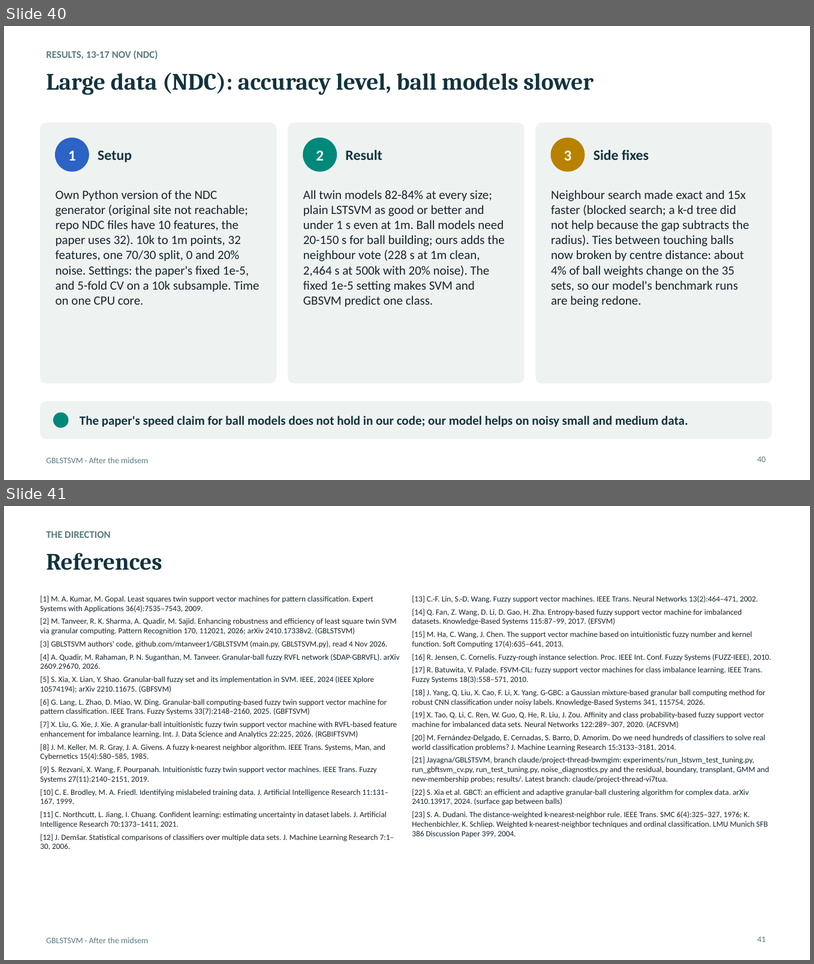
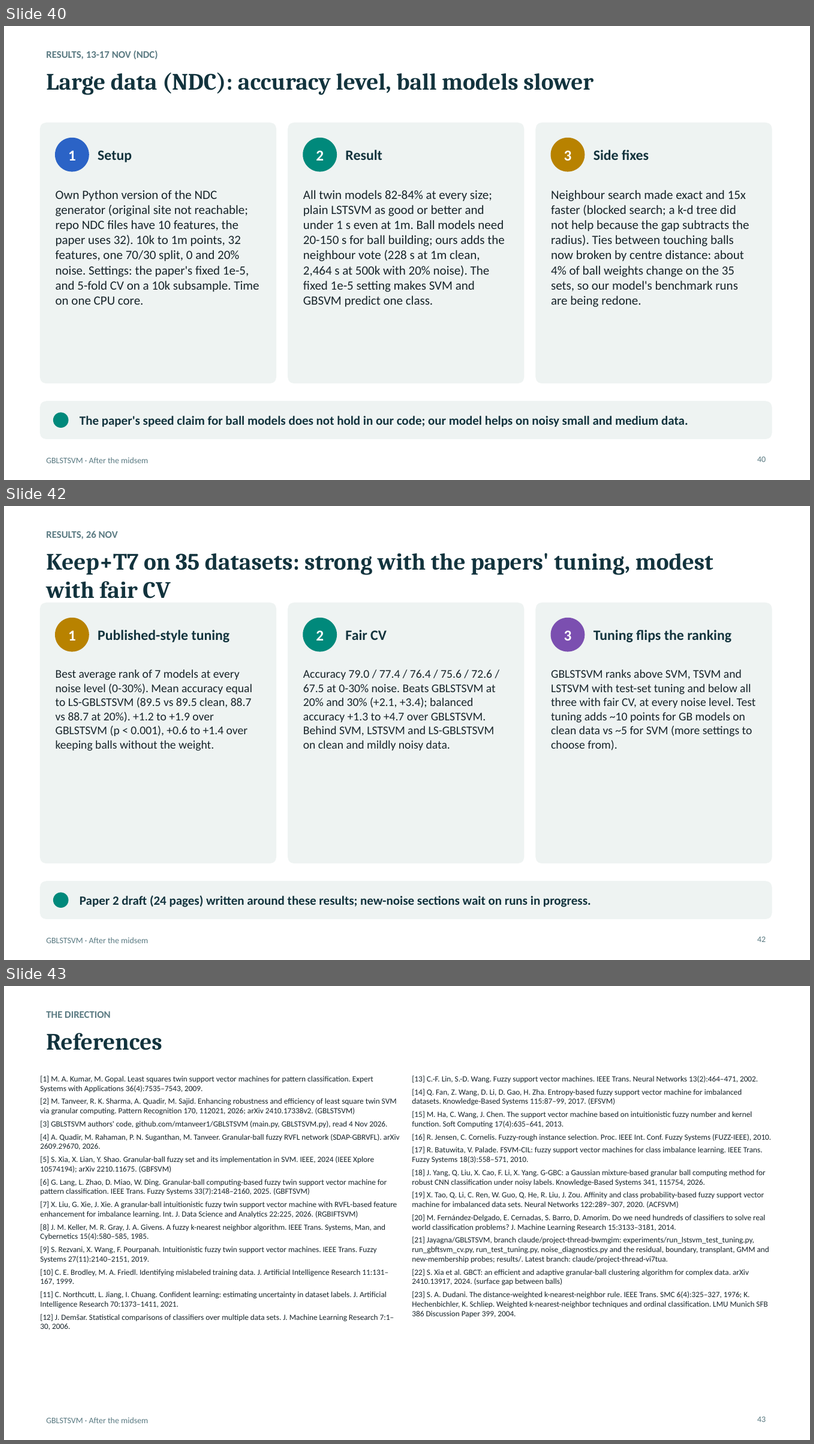
Before and after one commit to Jayagna/GBLSTSVM, a slide deck: reports/post_midsem/post_midsem.pptx. Shown one above the other, each under a label of ours: slides 40 and 41 before the commit, slides 40, 42 and 43 after it; the slides between them are not shown. The pictures are 814x964 and 814x1444 pixels, drawn with LibreOffice and Linux fonts; fonts in the diff are those of the drawing. Boxes give left, top, right and bottom in pixels: in the first picture for what was removed or moved away, otherwise in the second. Text is boxed around its words. In the diff, an @@ line names an element or a change of style, - is before the commit and + after.

```diff
--- a/reports/post_midsem/post_midsem.pptx
+++ b/reports/post_midsem/post_midsem.pptx
@@ slide 42 added at box(4, 506, 810, 960), background #FFFFFF; not listed: 1 template element that a slide beside it also shows @@
@@ text added at box(46, 531, 118, 539), 12 pt, text #5A7A82, bold @@
+RESULTS, 26 NOV
@@ title added at box(46, 553, 714, 598), 28 pt, text #12333D, bold @@
+Keep+T7 on 35 datasets: strong with the papers' tuning, modest with fair CV
@@ rounded rectangle added at box(40, 603, 276, 863), fill #EEF3F2, outline #EEF3F2 0.75 pt @@
@@ rounded rectangle added at box(288, 603, 524, 863), fill #EEF3F2, outline #EEF3F2 0.75 pt @@
@@ rounded rectangle added at box(536, 603, 772, 863), fill #EEF3F2, outline #EEF3F2 0.75 pt @@
@@ ellipse added at box(56, 618, 89, 651), fill #B88200, outline #B88200 1 pt @@
@@ text added at box(68, 630, 76, 640), 18 pt, text #FFFFFF, bold @@
+1
@@ text added at box(98, 630, 230, 642), 17 pt, text #12333D, bold @@
+Published-style tuning
@@ ellipse added at box(303, 618, 337, 651), fill #00897B, outline #00897B 1 pt @@
@@ text added at box(316, 630, 324, 640), 18 pt, text #FFFFFF, bold @@
+2
@@ text added at box(345, 630, 387, 640), 17 pt, text #12333D, bold @@
+Fair CV
@@ ellipse added at box(551, 618, 585, 651), fill #7B4FB0, outline #7B4FB0 1 pt @@
@@ text added at box(564, 630, 572, 640), 18 pt, text #FFFFFF, bold @@
+3
@@ text added at box(594, 630, 732, 642), 17 pt, text #12333D, bold @@
+Tuning flips the ranking
@@ text added at box(56, 669, 252, 751), 14 pt, text #17242A @@
+Best average rank of 7 models at every noise level (0-30%). Mean accuracy equal to LS-GBLSTSVM (89.5 vs 89.5 clean, 88.7 vs 88.7 at 20%). +1.2 to +1.9 over GBLSTSVM (p < 0.001), +0.6 to +1.4 over keeping balls without the weight.
@@ text added at box(303, 669, 496, 750), 14 pt, text #17242A @@
+Accuracy 79.0 / 77.4 / 76.4 / 75.6 / 72.6 / 67.5 at 0-30% noise. Beats GBLSTSVM at 20% and 30% (+2.1, +3.4); balanced accuracy +1.3 to +4.7 over GBLSTSVM. Behind SVM, LSTSVM and LS-GBLSTSVM on clean and mildly noisy data.
@@ text added at box(551, 669, 756, 750), 14 pt, text #17242A @@
+GBLSTSVM ranks above SVM, TSVM and LSTSVM with test-set tuning and below all three with fair CV, at every noise level. Test tuning adds ~10 points for GB models on clean data vs ~5 for SVM (more settings to choose from).
@@ rounded rectangle added at box(40, 881, 772, 919), fill #EEF3F2, outline #EEF3F2 0.75 pt @@
@@ ellipse added at box(54, 892, 68, 907), fill #00897B, outline #00897B 1 pt @@
@@ text added at box(80, 895, 591, 907), 15 pt, text #12333D, bold @@
+Paper 2 draft (24 pages) written around these results; new-noise sections wait on runs in progress.
@@ page number added at box(758, 936, 766, 942), 10 pt, text #5A7A82 @@
+42
@@ what was slide 41 is now slide 43 @@
@@ page number at box(758, 1416, 766, 1422): text changed @@
-41
+43
```
Also in this commit, not shown: 1 other slide added.
